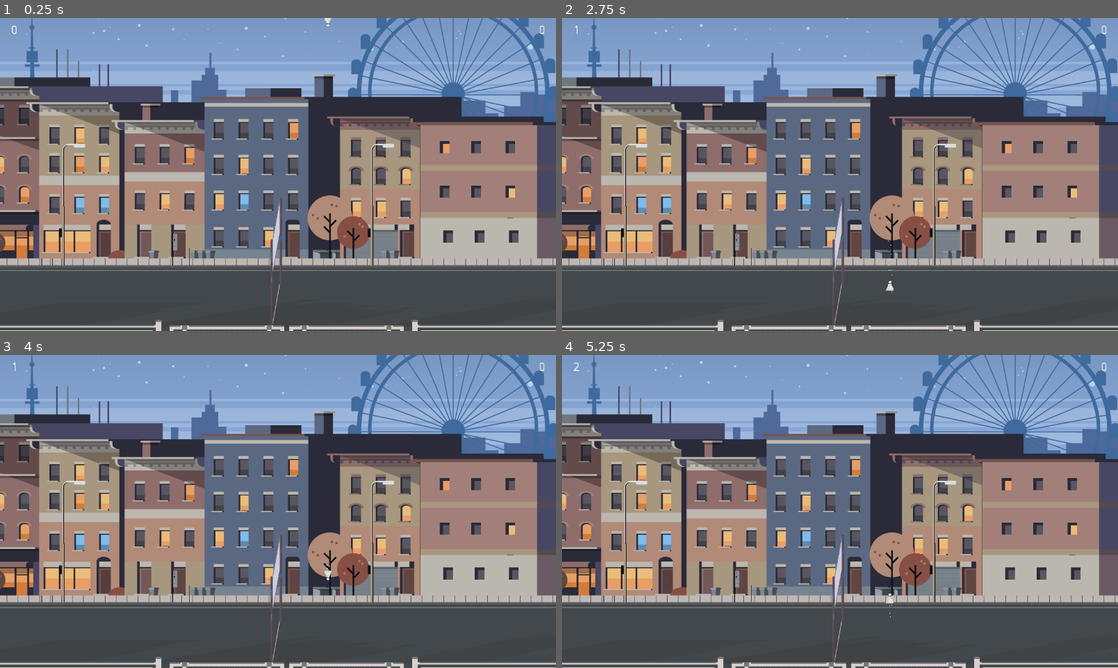
Above: before the commit, frames 1-4 (two rows, left to right).
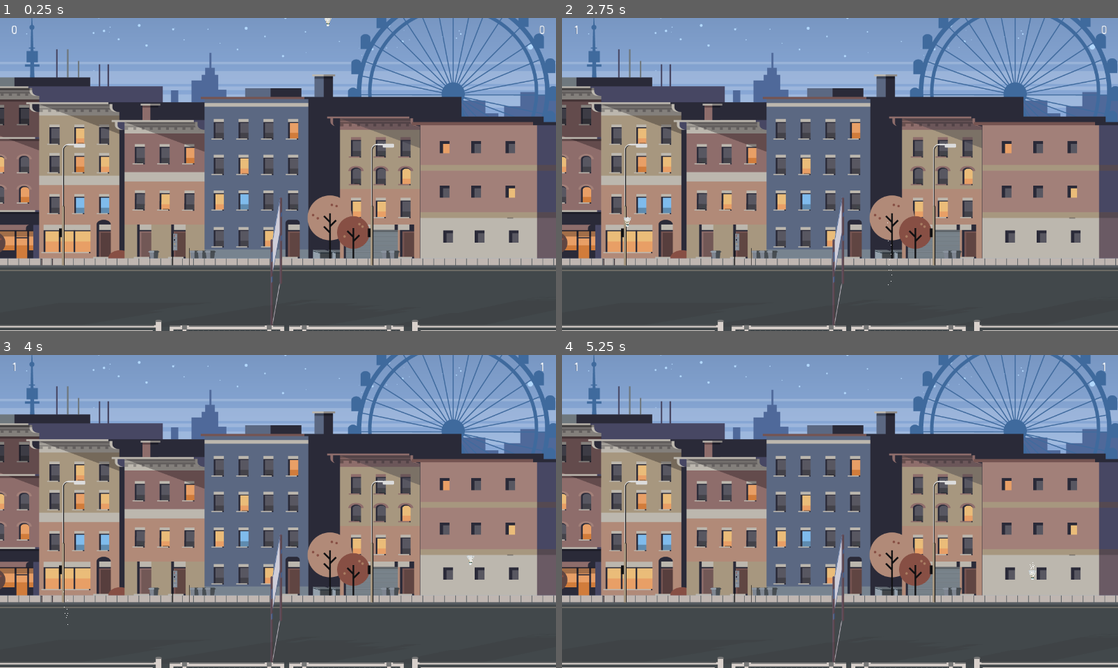
Above: after the commit, the same moments.

Repository: h00g3/midnightbadminton
Game: Godot game, scene res://MainLevel.tscn
Two runs of this game, one before a commit and one after it. Both use one fixed random seed, a clock stepped at 60 frames per second and the inputs below.
Inputs:
- Up to frame 1 (0.25 s): no input
- Up to frame 2 (2.75 s): tap Enter at 0.5 s; hold D (2_right) 0.53-2.03 s; tap W (2_up) at 0.77, 1.52 s; hold A (2_left) from 2.03 s (still down)
- Up to frame 3 (4 s): release A (2_left) at 2.78 s; hold D (2_right) from 2.78 s (still down); tap W (2_up) at 3.02, 3.77 s
- Up to frame 4 (5.25 s): release D (2_right) at 4.28 s; hold A (2_left) 4.28-5.03 s; tap W (2_up) at 4.52 s; hold D (2_right) from 5.03 s (still down)

The runs differ from the first frame. In frame 1, 0.3% of the frame differs, in the area x 1-100%, y 76-80%; in frame 2, 0.4%; in frame 3, 0.4%; in frame 4, 0.4%, in the area x 1-100%, y 2-84%.

Commit message:
rename players to left right and begin fixing service function

Diff:
--- a/MainLevel.gd
+++ b/MainLevel.gd
@@ -1,10 +1,20 @@
 extends Node2D
 
-onready var fanny = $PlayerF
-onready var kenny = $PlayerK
+onready var playerLeft = $PlayerF
+onready var playerRight = $PlayerK
+var collisionShapeLeft
+var collisionShapeRight
+onready var shuttle = $Shuttle
 
-onready var fannyscore = 0
-onready var kennyscore = 0
+onready var serviceOffset = Vector2(0,-100)
+
+onready var playerLeftscore = 0
+onready var playerRightscore = 0
+onready var winscore = 9
+
+func _ready():
+	collisionShapeLeft = getPlayerCollisionShape(playerLeft)
+	collisionShapeRight = getPlayerCollisionShape(playerRight)
 
 func _physics_process(delta):
 	if Input.is_action_pressed("restart") :
@@ -12,47 +22,87 @@
 
 # Abschlag funktioniert noch nicht
 func abschlag(player):
-	var shuttle = preload("res://Shuttle.tscn").instance()
+	#shuttle = preload("res://Shuttle.tscn").instance()
+	#shuttle.sleeping = true
 
-	shuttle.sleeping = true
 
-	if player == fanny:
-		shuttle.position = fanny.position + Vector2(50,-50)
-		print ("asdasd")
-	if player == kenny:
-		shuttle.position = fanny.position + Vector2(-50,-50)
+	var shuttleTransform = shuttle.get_transform()
+
+#	print("playerLeft: %d, %d" % [playerLeft.position.x, playerLeft.position.y])
+#	print("playerRight: %d, %d" % [playerRight.position.x, playerRight.position.y])
+#	print("shuttle before score: %d, %d" % [shuttle.position.x, shuttle.position.y])
+
+#	print("playerLeft: %s" % playerLeft.get_child_count())
+#	print("playerRight: %s" % playerRight.get_child_count())
+	debugPlayer("left", playerLeft)
+	debugPlayer("right", playerRight)
+	print("shuttle before score: %s" % shuttleTransform)
+
+	if player == playerLeft:
+		service(collisionShapeRight)
+	elif player == playerRight:
+		service(collisionShapeLeft)
 	else:
 		return
 
-func kennypoint():
-	if kennyscore <= 9:
-		kennyscore+=1
-		abschlag(fanny)
+	print("shuttle after score: %s" % shuttleTransform)
+
+func service(player):
+	var shuttleBodyId = shuttle.get_rid()
+	#PhysicServer.body_get_direct_state (shuttleBodyId)
+	#shuttle.integrate_forces(state)
+	shuttle.set_sleeping(true)
+	shuttle.set_global_position(player.position + serviceOffset)
+#	shuttle.sleeping = true
+
+func playerRightpoint():
+	playerRightscore+=1
+	if playerRightscore < winscore:
+		abschlag(playerLeft)
 	else:
-		win(kenny)
+		win(playerRight)
 
-func fannypoint():
-	if fannyscore <= 9:
-		fannyscore+=1
-		abschlag(kenny)
+func playerLeftpoint():
+	playerLeftscore+=1
+	if playerLeftscore < winscore:
+		abschlag(playerRight)
 	else:
-		win(fanny)
+		win(playerLeft)
+
+#func score(playerscore):
+#	playerscore++
+#	if(playerscore)
 
 func win(player):
 	print (" Wins")
 	get_tree().reload_current_scene()
 
 func show_scores():
-	$Scoreboard/Fscore.text = str(fannyscore)
-	$Scoreboard/Kscore.text = str(kennyscore)
+	$Scoreboard/Fscore.text = str(playerLeftscore)
+	$Scoreboard/Kscore.text = str(playerRightscore)
 
 func _process(delta):
 	show_scores()
 
 func _on_Rechts_body_entered(body):
-	if body.get_name() == "Shuttle":
-		fannypoint()
+	if isShuttle(body):
+		playerLeftpoint()
 
 func _on_Links_body_entered(body):
-	if body.get_name() == "Shuttle":
-		kennypoint()
+	if isShuttle(body):
+		playerRightpoint()
+
+func isShuttle(body):
+	return body.get_name() == "Shuttle"
+
+func debugPlayer(side, player):
+	for child in player.get_children():
+		if child is CollisionShape2D:
+			print((child as CollisionShape2D).transform)
+#	print("%s: %s" % [side, player.get_child_count()])
+
+func getPlayerCollisionShape(player):
+	for child in player.get_children():
+		if child is CollisionShape2D:
+			return child
+	push_error ( "no collision shape found for player " % player)
--- a/MainLevel.tscn
+++ b/MainLevel.tscn
@@ -122,6 +122,7 @@
 [node name="ParallaxLayer" type="ParallaxLayer" parent="ParallaxBackground"]
 
 [node name="Blue_BG" type="Sprite" parent="ParallaxBackground/ParallaxLayer"]
+position = Vector2( 2, 0 )
 texture = ExtResource( 6 )
 
 [node name="Light2D" type="Light2D" parent="ParallaxBackground/ParallaxLayer/Blue_BG"]
--- /dev/null
+++ b/Player.gd
@@ -0,0 +1,21 @@
+var name = null
+var score = 0
+var currentHits = 0
+
+func _init(_name="Player"):
+	name = _name
+
+func score():
+	score+=1
+
+
+
+
+# Called when the node enters the scene tree for the first time.
+#func _ready():
+#	pass # Replace with function body.
+
+
+# Called every frame. 'delta' is the elapsed time since the previous frame.
+#func _process(delta):
+#	pass
--- a/Shuttle.gd
+++ b/Shuttle.gd
@@ -5,7 +5,7 @@
 
 func _physics_process(delta):
 
-	print (motion)
+	#print (motion)
 
 	var movecurve = get_linear_velocity().normalized()
 	self.rotation = movecurve.angle()
Not shown: 2 places in Shuttle.tscn that only renumber resources
